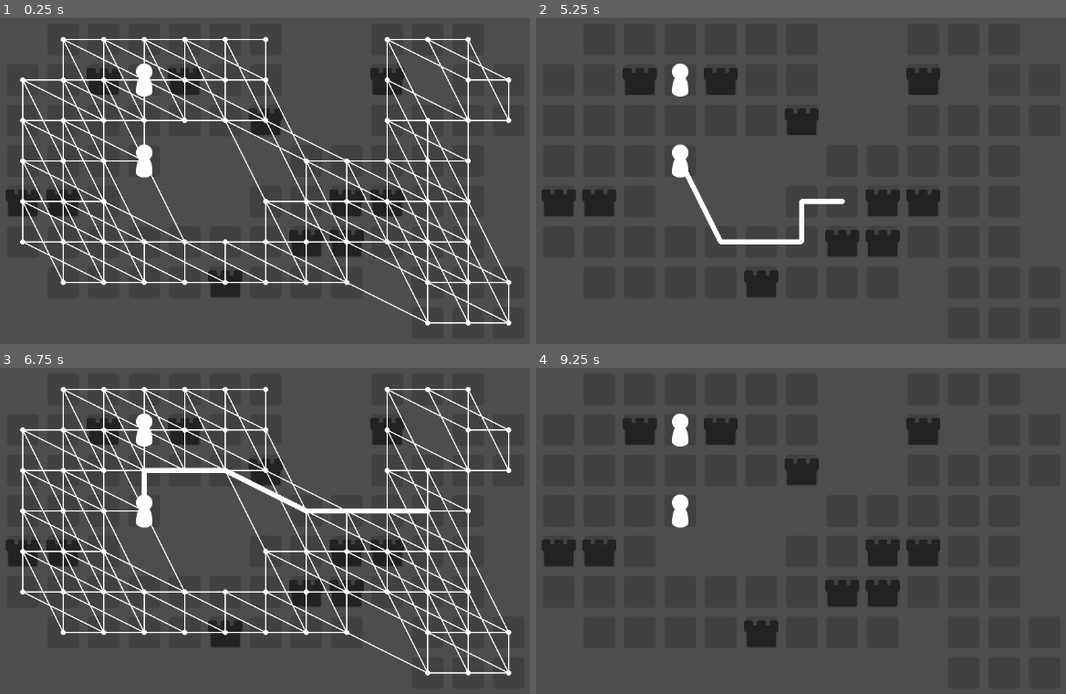
Above: before the commit, frames 1-4 (two rows, left to right).
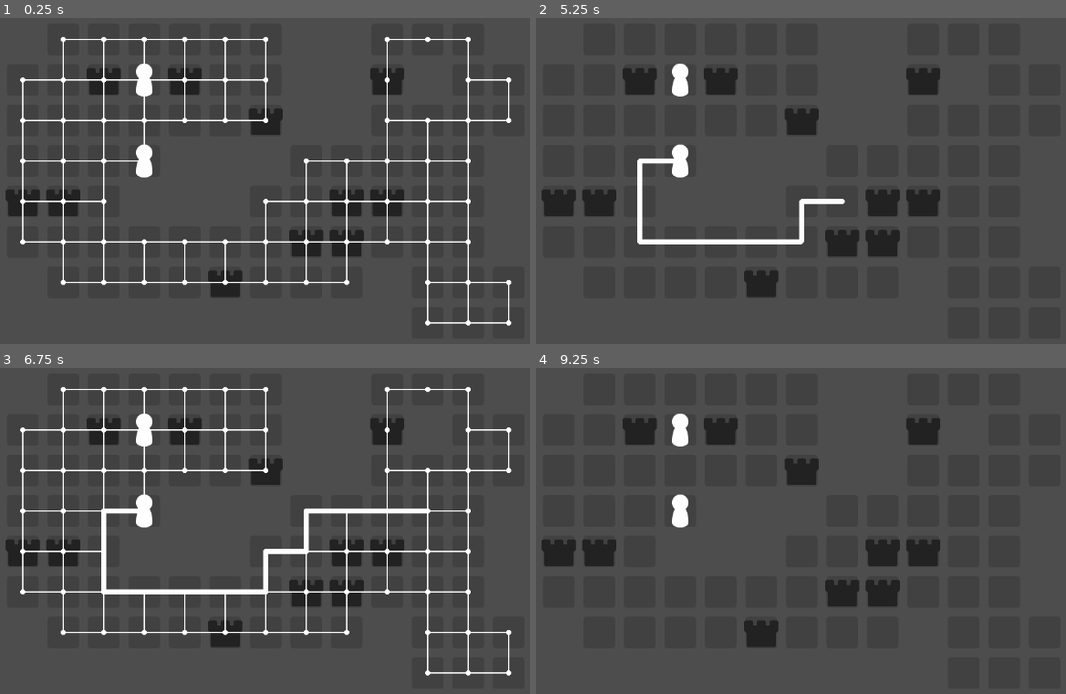
Above: after the commit, the same moments.

Repository: uheartbeast/astar-tilemap
Game: Godot game, scene res://World.tscn
Same seed, same stepped clock (60 frames per second), same inputs: the game is played once before the commit and once after it.
Inputs (mouse positions are in pixels of both pictures, inside the frame that each line leads up to):
- Up to frame 1 (0.25 s): no input
- Up to frame 2 (5.25 s): tap Enter (ui_accept) at 0.5, 0.77, 1.25, 1.52, 2, 2.75, 3.02, 3.5, 3.77, 4.25, 4.52 s; move the mouse to (981, 164) at 0.52 s; press the mouse at (981, 164) at 0.53 s; move the mouse to (673, 203) at 1.27 s; release the mouse at (673, 203) at 1.28 s; right-click (673, 203) at 1.35 s; move the mouse to (896, 92) at 2.02 s; press the mouse at (896, 92) at 2.03 s; move the mouse to (785, 265) at 2.77 s; release the mouse at (785, 265) at 2.78 s; right-click (785, 265) at 2.85 s; move the mouse to (1039, 246) at 3.52 s; press the mouse at (1039, 246) at 3.53 s; move the mouse to (604, 122) at 4.27 s; release the mouse at (604, 122) at 4.28 s; right-click (604, 122) at 4.35 s; move the mouse to (859, 184) at 5.02 s; press the mouse at (859, 184) at 5.03 s
- Up to frame 3 (6.75 s): move the mouse to (174, 429) at 5.77 s; release the mouse at (174, 429) at 5.78 s; right-click (174, 429) at 5.85 s; tap Enter (ui_accept) at 6.02 s; move the mouse to (445, 514) at 6.52 s; press the mouse at (445, 514) at 6.53 s
- Up to frame 4 (9.25 s): tap Enter (ui_accept) at 6.77, 7.52, 9.02 s; move the mouse to (673, 553) at 7.27 s; release the mouse at (673, 553) at 7.28 s; right-click (673, 553) at 7.35 s; move the mouse to (896, 442) at 8.02 s; press the mouse at (896, 442) at 8.03 s; move the mouse to (785, 615) at 8.77 s; release the mouse at (785, 615) at 8.78 s; right-click (785, 615) at 8.85 s

The runs differ from the first frame. In frame 1, 6.3% of the frame differs, in the area x 4-96%, y 6-94%; in frame 2, 0.8%; in frame 3, 7.5%; in frame 4, nothing differs.

Commit message:
Fix connectivity creation

Diff:
--- a/AstarTileMap.gd
+++ b/AstarTileMap.gd
@@ -260,7 +260,7 @@
 		directions += diagonals_array
 
 	for direction in directions:
-		var cardinal_point := get_point(point_position + map_to_local(direction))
+		var cardinal_point := get_point(point_position + direction * tile_set.tile_size.x  )
 		if cardinal_point != center and astar.has_point(cardinal_point):
 			astar.connect_points(center, cardinal_point, true)
 
